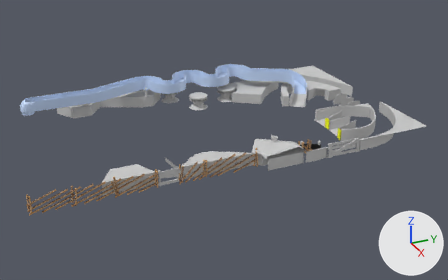
One commit to the FBX model Kalevala Pinball/Assets/Models/Playfield Structures.FBX: the scene before it, then after it.
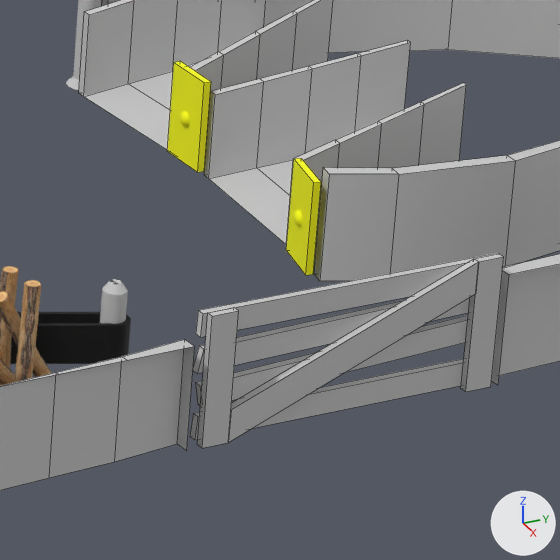
The first picture shows the older version from a 50 mm camera at (1.296, -0.464, 0.612) aimed at (0.05, 0.097, -0.011). The close-ups show both versions on the part from 69% to 82% of the width and 40% to 61% of the height of that picture; other places that the commit changed are outside them. Every picture has the same lights, and +X, +Y and +Z are marked at lower right. The close-ups show mesh edges as thin lines. Where no turn or scale is listed for an object, it has been applied to the vertices. Vertices at the same position are counted once.

Before the edit, the objects in view are built like this:
```python
me_mesh_049 = bpy.data.meshes.new('Mesh.049')
me_mesh_049.from_pydata(...)  # a box spanning x 0.2552..0.2572, y 0.2589..0.2661, z 0.0..0.034
me_mesh_049.materials.append(mat_round_bumper_material)  # its picture is missing
me_mesh_053 = bpy.data.meshes.new('Mesh.053')
me_mesh_053.from_pydata(...)  # 8 vertices, 6 faces; spans x 0.2532..0.2552, y 0.2573..0.34, z 0.0187..0.0261
me_mesh_053.materials.append(mat_round_bumper_material)  # its picture is missing
me_mesh_055 = bpy.data.meshes.new('Mesh.055')
me_mesh_055.from_pydata([(0.2572, 0.2662, 0.0086), (0.2572, 0.2661, 0.0), (0.2552, 0.2662, 0.0086), (0.2552, 0.2661, 0.0), (0.2572, 0.3329, 0.034), (0.2572, 0.3329, 0.0258), (0.2552, 0.3329, 0.034), (0.2552, 0.3329, 0.0258)], [], [(0, 1, 5, 4), (1, 3, 7, 5), (3, 2, 6, 7), (2, 0, 4, 6)])
me_mesh_055.materials.append(mat_round_bumper_material)  # its picture is missing
ob_fence_plank007 = bpy.data.objects.new('Fence Plank007', me_mesh_049)
ob_fence_plank007.location = (0.0, 0.0, 0.0)
ob_fence_plank011 = bpy.data.objects.new('Fence Plank011', me_mesh_053)
ob_fence_plank011.location = (0.0, 0.0, 0.0)
ob_fence_plank013 = bpy.data.objects.new('Fence Plank013', me_mesh_055)
ob_fence_plank013.location = (0.0, 0.0, 0.0)
# also in view: 'Plate001' at (0.182, 0.336, 0.014); 'Fence Post036' at (0.219, 0.227, 0.018); 'Structure' at (0.255, 0.227, 0.014); 'Metal Post002' at (0.057, 0.351, 0.014); 'Fence Plank012' at (0.254, 0.299, 0.014)
```
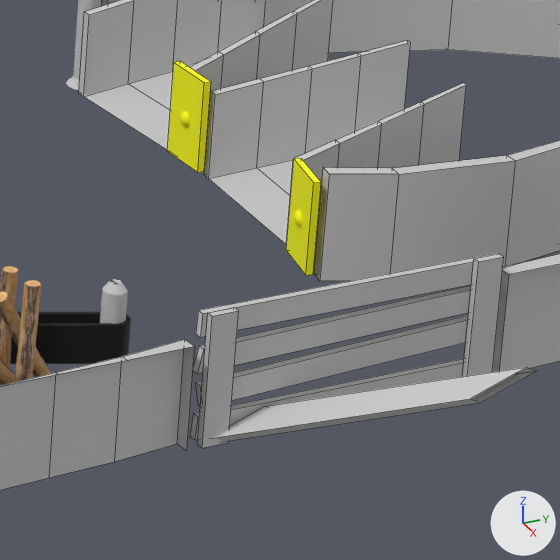
Where the newer file only moved an object's origin or applied its transform, the numbers keep the older frame.

Changed parts and their boxes [x1, y1, x2, y2] in the close-ups (560 x 560 px):
'Fence Plank013', reshaped (29% wider, 59% shorter): before [229, 259, 479, 442]; after [214, 367, 536, 441]

Edits to the bpy script that builds the scene:
```text
Change me_mesh_055:
    where me_mesh_055.from_pydata(...)  # 8 vertices, 4 faces; spans x 0.2552..0.2572, y 0.2661..0.3329, z 0.0..0.034
    used by ob_fence_plank013; location = (0.0, 0.0, 0.0)
    me_mesh_055 part 1
    me_mesh_055.vertices[0].co: (0.2572, 0.2662, 0.0086) -> (0.2562, 0.2764, 0.007)  # pixel (231, 409) -> pixel (265, 406)
    me_mesh_055.vertices[1].co: (0.2572, 0.2661, 0.0) -> (0.2562, 0.2605, 0.0016)  # pixel (228, 442) -> not seen
    me_mesh_055.vertices[2].co: (0.2552, 0.2662, 0.0086) -> (0.2562, 0.2794, 0.0054)
    me_mesh_055.vertices[3].co: (0.2552, 0.2661, 0.0) -> (0.2562, 0.2635, 0.0)
    me_mesh_055.vertices[4].co: (0.2572, 0.3329, 0.034) -> (0.291, 0.3236, 0.023)  # pixel (478, 261) -> pixel (526, 367)
    me_mesh_055.vertices[5].co: (0.2572, 0.3329, 0.0258) -> (0.291, 0.3083, 0.0178)  # pixel (475, 293) -> pixel (470, 398)
    me_mesh_055.vertices[6].co: (0.2552, 0.3329, 0.034) -> (0.291, 0.3266, 0.0215)  # pixel (473, 258) -> pixel (537, 370)
    me_mesh_055.vertices[7].co: (0.2552, 0.3329, 0.0258) -> (0.291, 0.3113, 0.0163)  # not seen -> pixel (480, 402)
```
